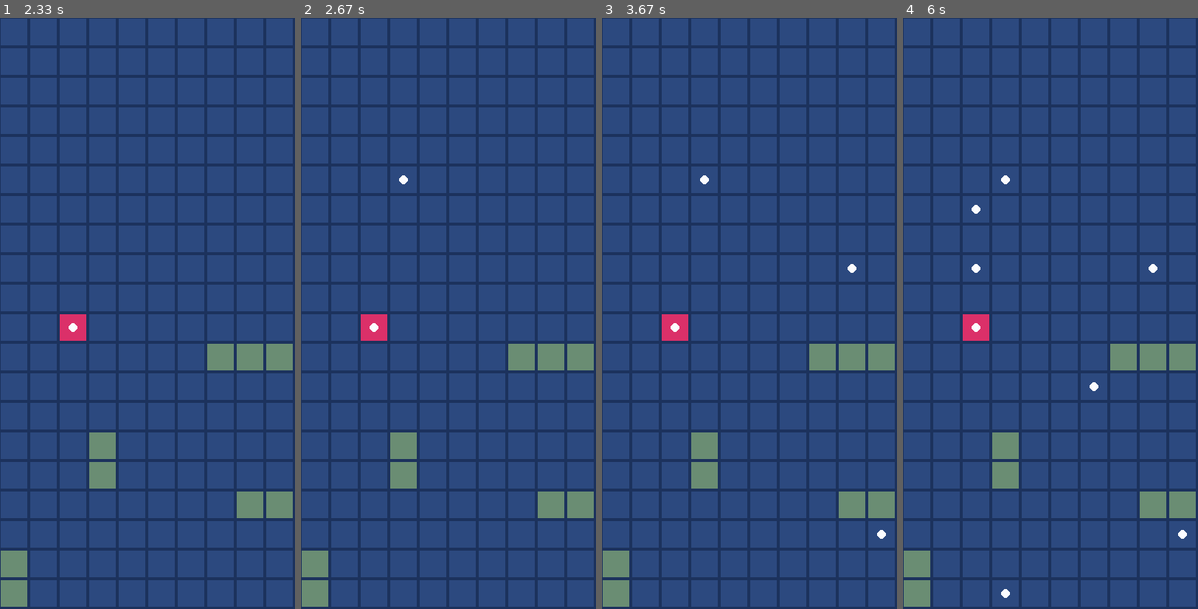
Above: before the commit, frames 1-4 (left to right).
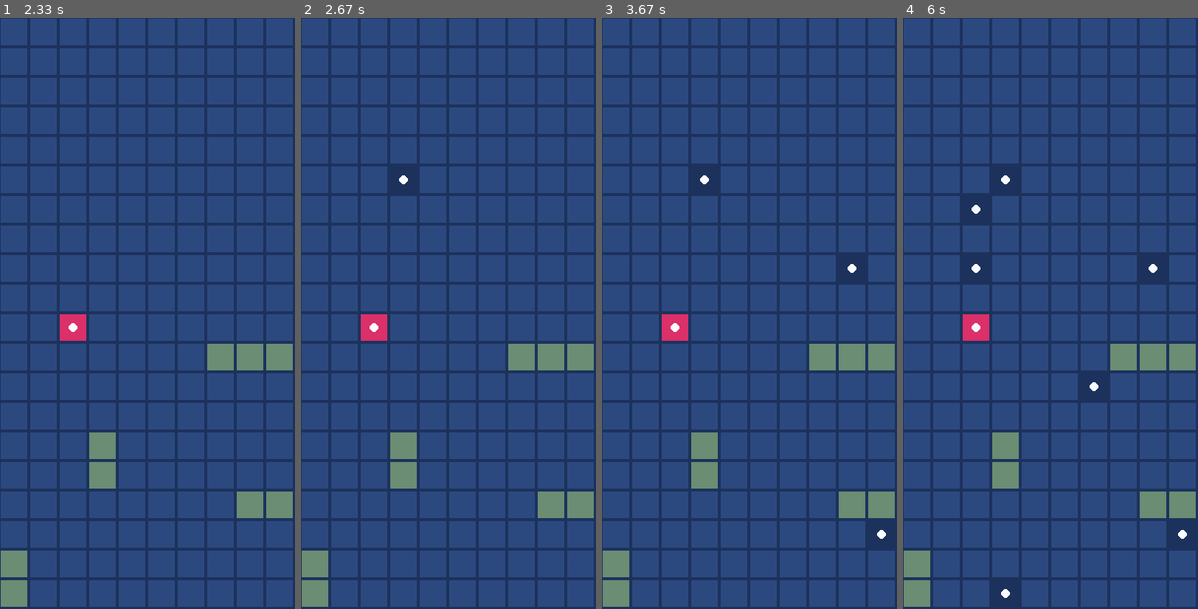
Above: after the commit, the same moments.

Repository: 8ctopotamus/battleship-pygame
Game: pygame game, started from main.py
The game is run twice, just before and just after one commit, with the same random seed, the same clock (stepped at 60 frames per second) and the same inputs.
Inputs (mouse positions are in pixels of both pictures, inside the frame that each line leads up to):
- Up to frame 1 (2.33 s): click (147, 313) at 0.43 s; move the mouse to (106, 189) at 2.17 s
- Up to frame 2 (2.67 s): click (407, 189) at 2.33 s
- Up to frame 3 (3.67 s): click (855, 266) at 3.28 s
- Up to frame 4 (6 s): move the mouse to (964, 278) at 4.15 s; click (964, 278) at 4.42 s; move the mouse to (985, 207) at 5.43 s; click (985, 207) at 5.72 s

Frame 1 is identical in both runs. In frame 2, 0.4% of the frame differs, in the area x 30-40%, y 25-30%; in frame 3, 1.1%; in frame 4, 2.6%, in the area x 20-100%, y 25-100%.

Commit message:
draw blue bkgd every frame of Game

Diff:
--- a/classes/Game.py
+++ b/classes/Game.py
@@ -21,10 +21,11 @@
     self.run()
 
   def run(self):
-    self.screen.fill(constants.BLUE_DARK)
     self.running = True
     while self.running:
       self.clock.tick(constants.FPS)
+
+      self.screen.fill(constants.BLUE_DARK)
 
       # handle inputs
       for event in pygame.event.get():
